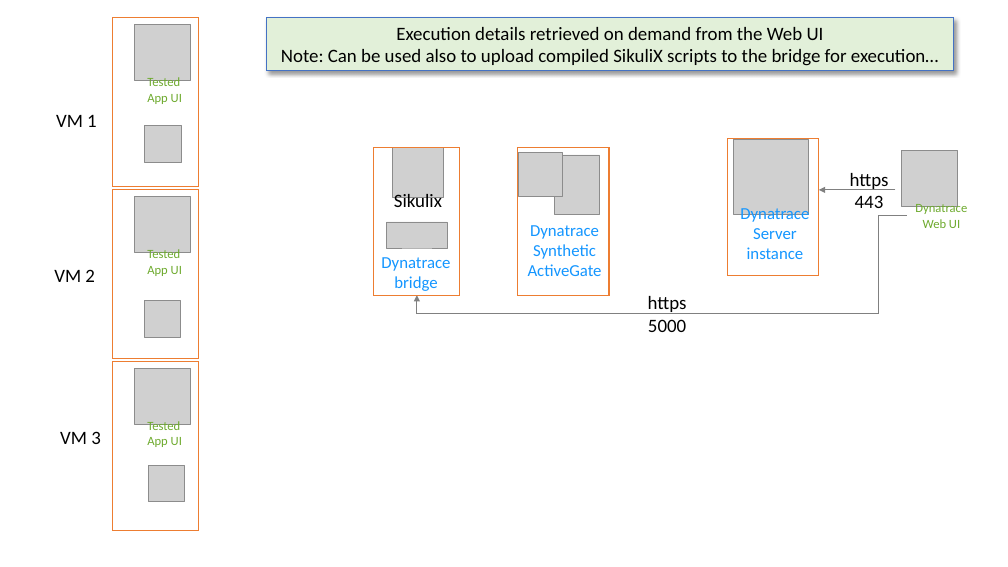
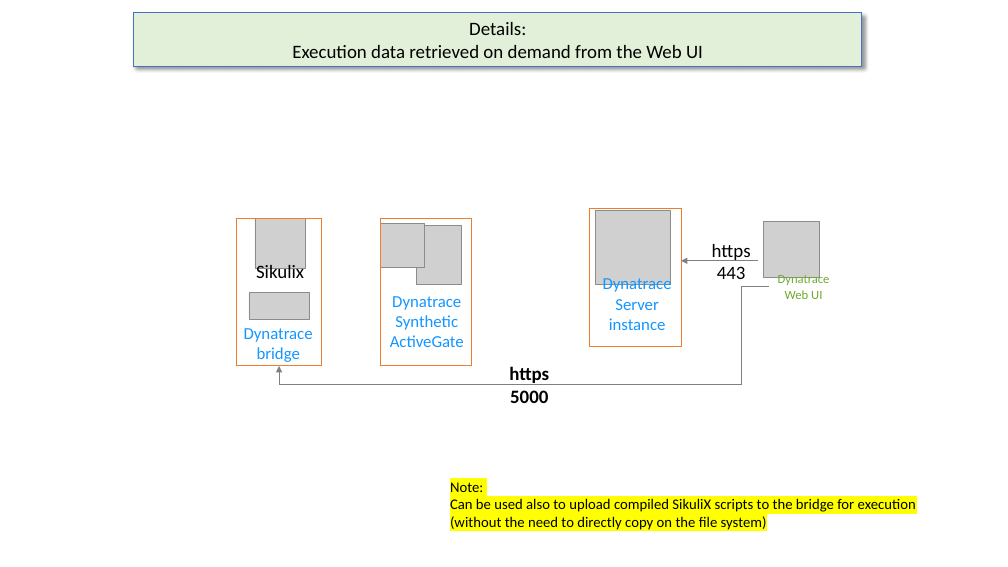
Before and after one commit to LO-RAN/dt_sikulix_bridge, a slide deck: slide 5 of documentation/dt_sikulix_bridge.pptx (slide 3 before the commit). Drawn at 1008x567 pixels with LibreOffice and Linux fonts; fonts in the diff are those of the drawing; grey boxes stand for pictures; background and template pictures are left out. Boxes give left, top, right and bottom in pixels: in the first picture for what was removed or moved away, otherwise in the second. Text is boxed around its words. In the diff, an @@ line names an element or a change of style, - is before the commit and + after.

```diff
--- a/documentation/dt_sikulix_bridge.pptx
+++ b/documentation/dt_sikulix_bridge.pptx
@@ rectangle removed at [113,18,198,188] @@
@@ rectangle "Details:": place and size @@
-rectangle "Details:" at [266,17,954,71]
+rectangle "Details:" at [134,13,862,67]
@@ picture removed at [135,24,191,80] @@
@@ text in rectangle at [292,22,703,58]: text changed @@
-Execution details retrieved on demand from the Web UI
-Note: Can be used also to upload compiled SikuliX scripts to the bridge for execution…
+Details:
+Execution data retrieved on demand from the Web UI
@@ text removed at [147,77,182,104] @@
-Tested App UI
@@ text removed at [56,115,97,127] @@
-VM 1
@@ picture removed at [144,126,181,162] @@
@@ rectangle removed at [113,190,198,359] @@
@@ picture removed at [135,197,191,253] @@
@@ 6 pictures, 6 texts, 3 rectangles, 1 elbow arrow, 1 arrow: place and size @@
-6 pictures, 6 texts, 3 rectangles, 1 elbow arrow, 1 arrow at [374,138,967,332]
+6 pictures, 6 texts, 3 rectangles, 1 elbow arrow, 1 arrow at [236,209,830,403]
@@ text removed at [54,269,95,282] @@
-VM 2
@@ text removed at [147,249,182,276] @@
-Tested App UI
@@ text "Sikulix": place and size @@
-text "Sikulix" at [394,194,442,213]
+text "Sikulix" at [256,265,304,283]
@@ picture removed at [144,301,181,337] @@
@@ rectangle removed at [113,361,198,531] @@
@@ picture removed at [135,368,191,424] @@
@@ text "https 5000" at [509,366,549,403]: bold on @@
@@ text removed at [60,431,101,444] @@
-VM 3
@@ text removed at [147,421,182,447] @@
-Tested App UI
@@ picture removed at [148,466,185,502] @@
@@ text added at [450,482,916,530], 14 pt, text #000000 @@
+Note:
+Can be used also to upload compiled SikuliX scripts to the bridge for execution (without the need to directly copy on the file system)
```
Also in this commit, not shown: 6 other slides changed, 2 slides added, 1 other file.
